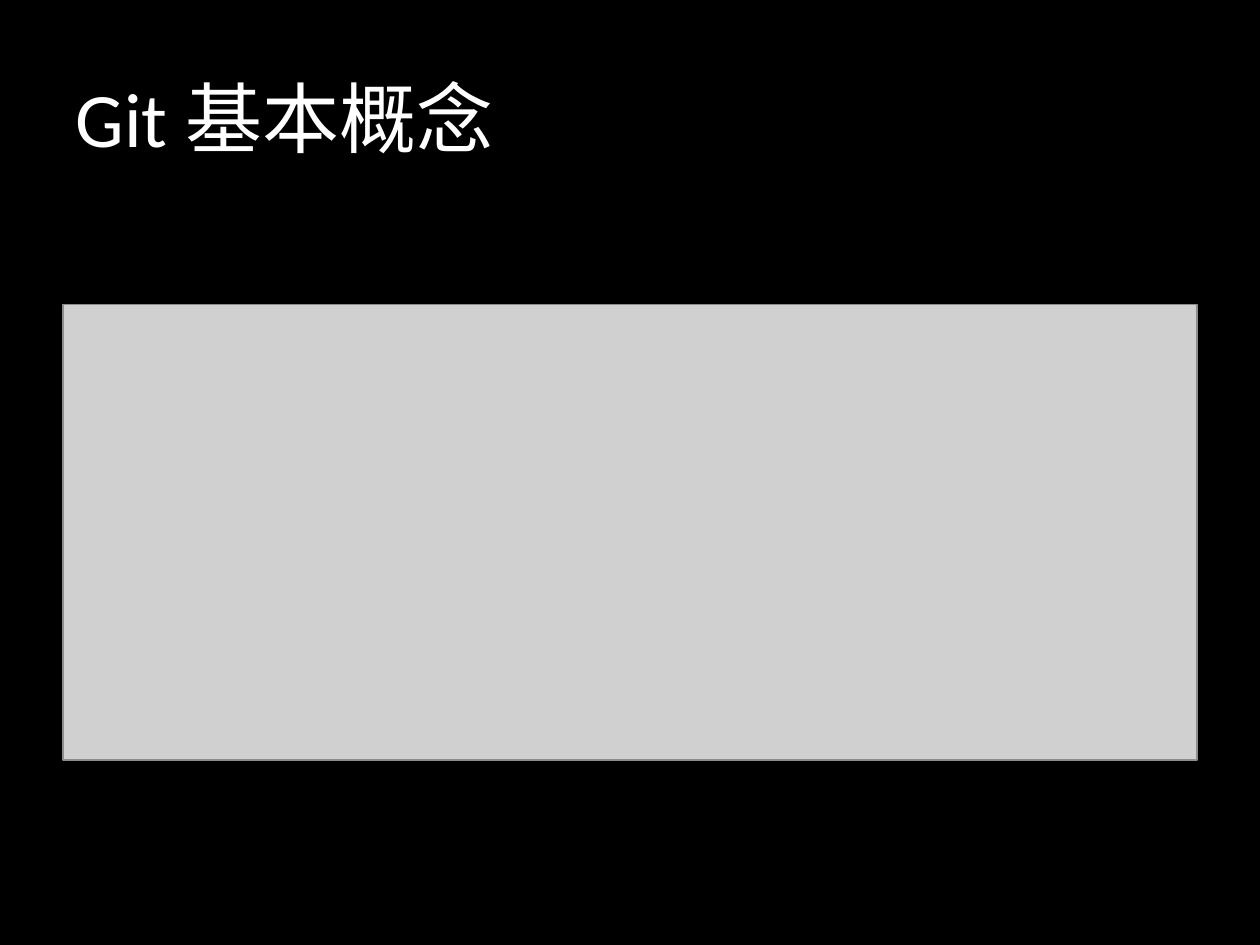
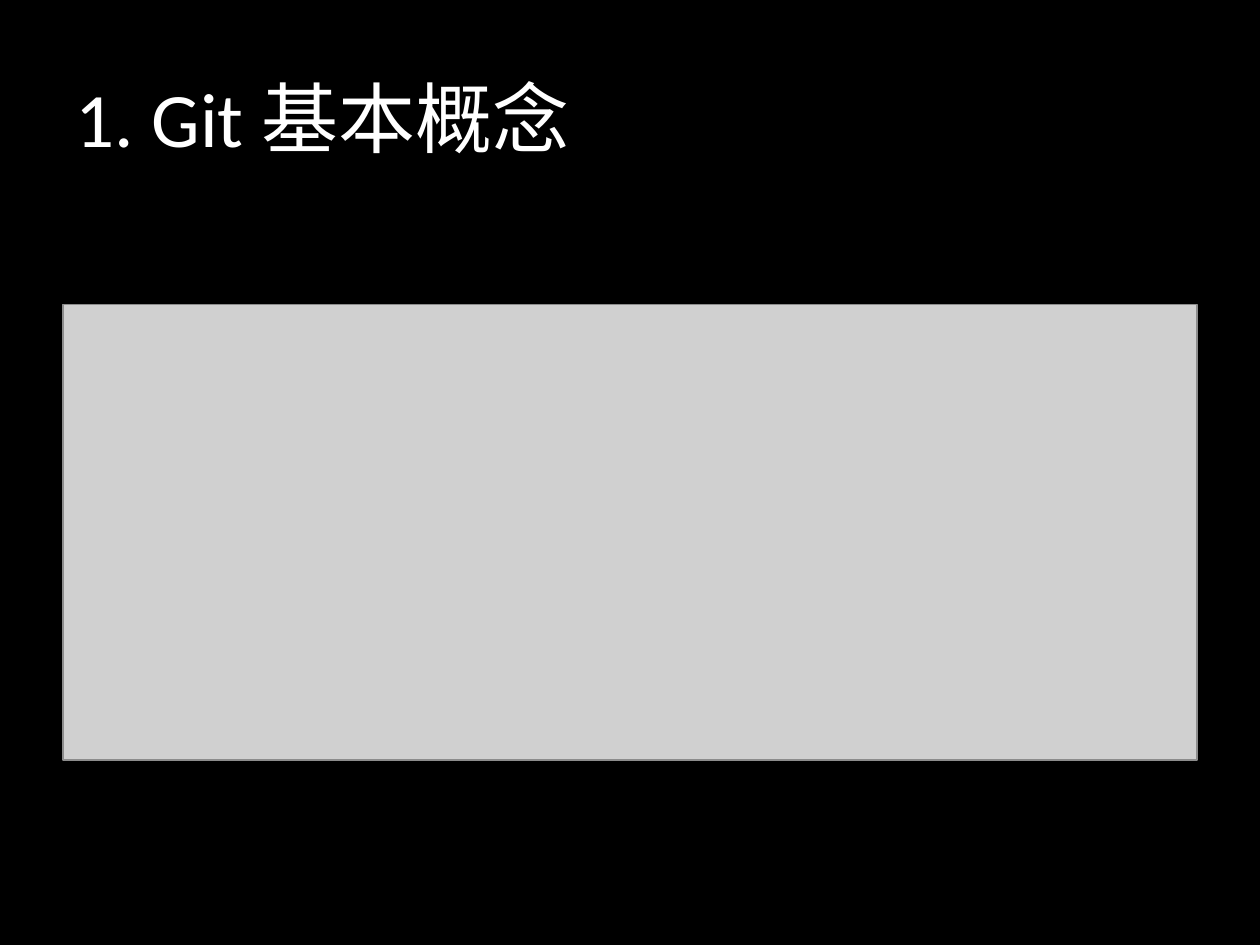
Before and after one commit to sontekliu/git-book, a slide deck: slide 11 of Git.pptx. Drawn at 1260x945 pixels with LibreOffice and Linux fonts; fonts in the diff are those of the drawing; grey boxes stand for pictures. Boxes give left, top, right and bottom in pixels: in the first picture for what was removed or moved away, otherwise in the second. Text is boxed around its words. In the diff, an @@ line names an element or a change of style, - is before the commit and + after.

```diff
--- a/Git.pptx
+++ b/Git.pptx
@@ title at <box>76,81,569,153</box>: text changed @@
-Git 基本概念
+1. Git 基本概念
```
Also in this commit, not shown: 18 other slides changed.
